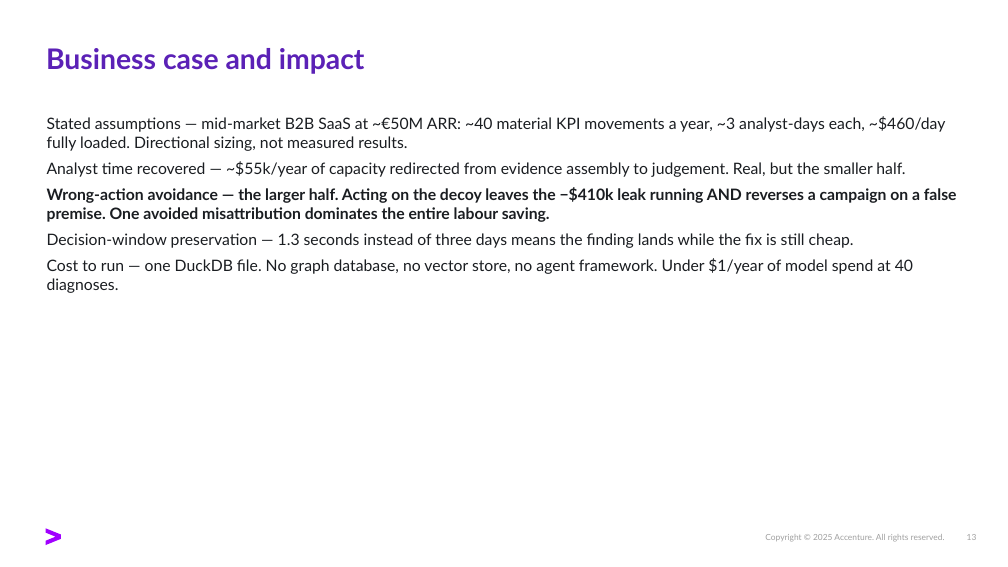
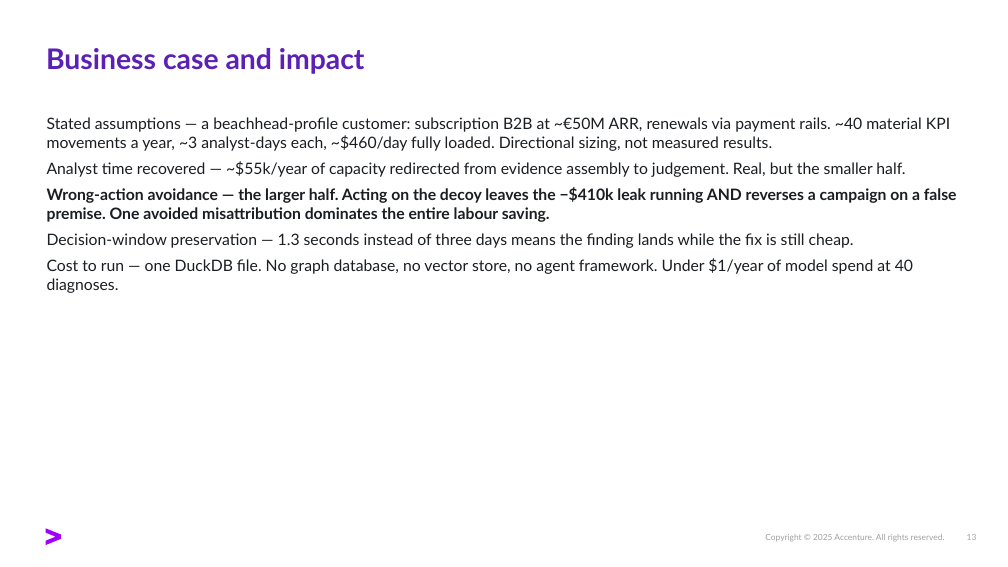
Before and after one commit to omega-sus67/LedgerLens, a slide deck: slide 13 of submission/LedgerLens_Business_Proposal.pptx. Drawn at 1008x567 pixels with LibreOffice and Linux fonts; fonts in the diff are those of the drawing. Boxes give left, top, right and bottom in pixels: in the first picture for what was removed or moved away, otherwise in the second. Text is boxed around its words. In the diff, an @@ line names an element or a change of style, - is before the commit and + after.

```diff
--- a/submission/LedgerLens_Business_Proposal.pptx
+++ b/submission/LedgerLens_Business_Proposal.pptx
@@ text at [47, 117, 950, 151]: text changed @@
-Stated assumptions — mid-market B2B SaaS at ~€50M ARR: ~40 material KPI movements a year, ~3 analyst-days each, ~$460/day fully loaded. Directional sizing, not measured results.
+Stated assumptions — a beachhead-profile customer: subscription B2B at ~€50M ARR, renewals via payment rails. ~40 material KPI movements a year, ~3 analyst-days each, ~$460/day fully loaded. Directional sizing, not measured results.
```
Also in this commit, not shown: 4 other slides changed, 5 other files.
